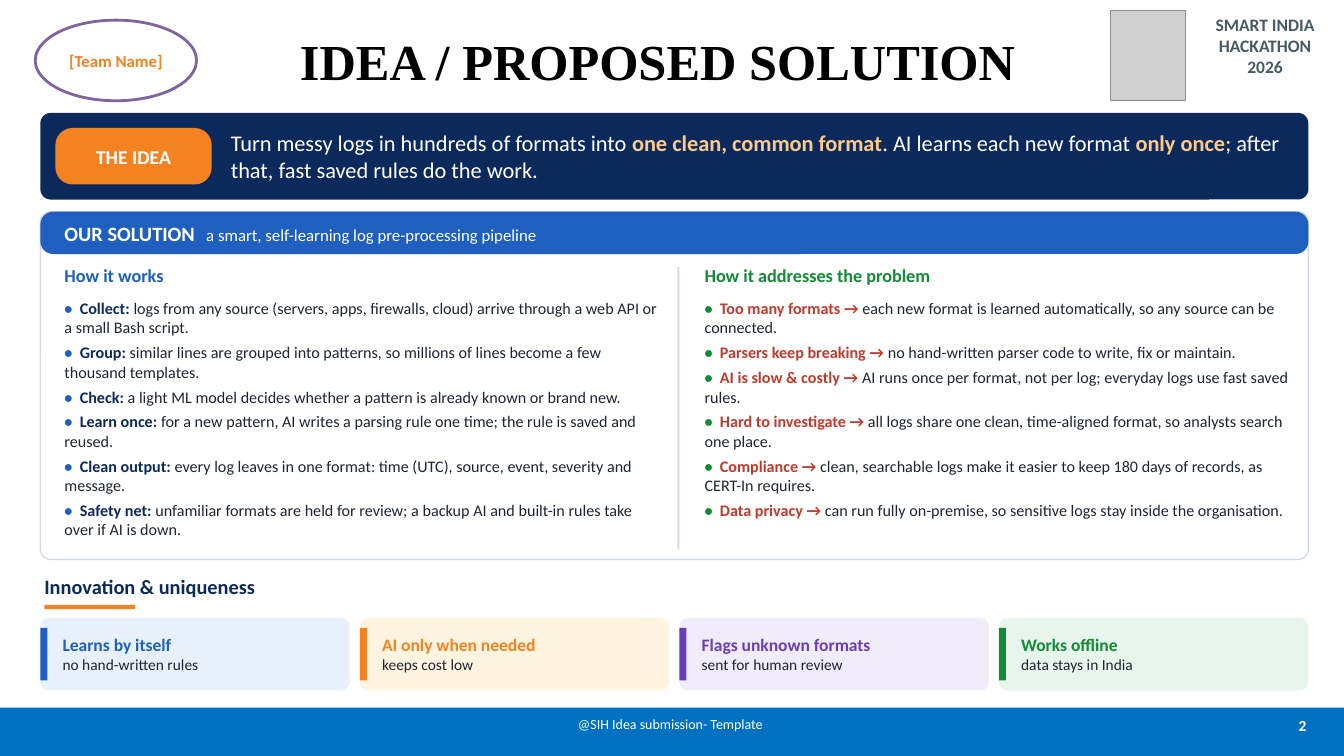
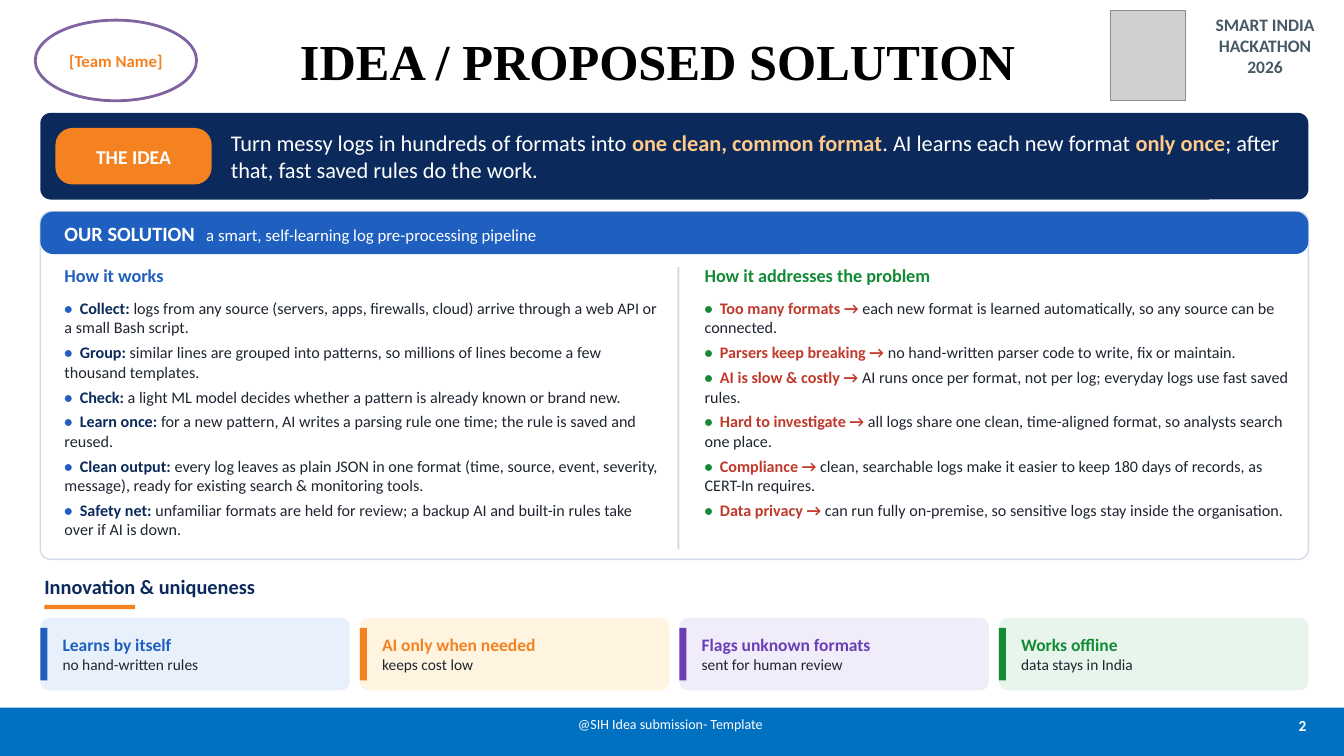
Before and after one commit to agrwl-utkarsh/sih2026, a slide deck: slide 2 of presentation/SIH2026_Idea_Submission.pptx. Drawn at 1344x756 pixels with LibreOffice and Linux fonts; fonts in the diff are those of the drawing; grey boxes stand for pictures. Boxes give left, top, right and bottom in pixels: in the first picture for what was removed or moved away, otherwise in the second. Text is boxed around its words. In the diff, an @@ line names an element or a change of style, - is before the commit and + after.

```diff
--- a/presentation/SIH2026_Idea_Submission.pptx
+++ b/presentation/SIH2026_Idea_Submission.pptx
@@ text at [64, 460, 657, 494]: text changed @@
-• Clean output: every log leaves in one format: time (UTC), source, event, severity and message.
+• Clean output: every log leaves as plain JSON in one format (time, source, event, severity, message), ready for existing search & monitoring tools.
```
Also in this commit, not shown: 4 other slides changed.
